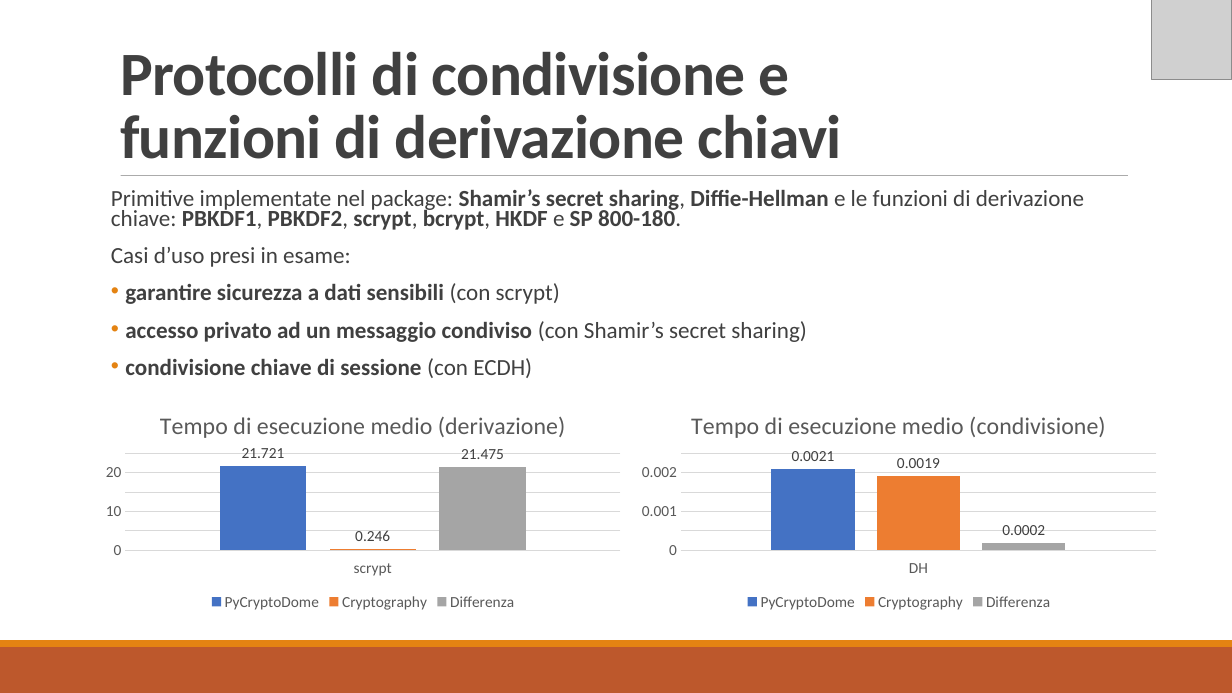
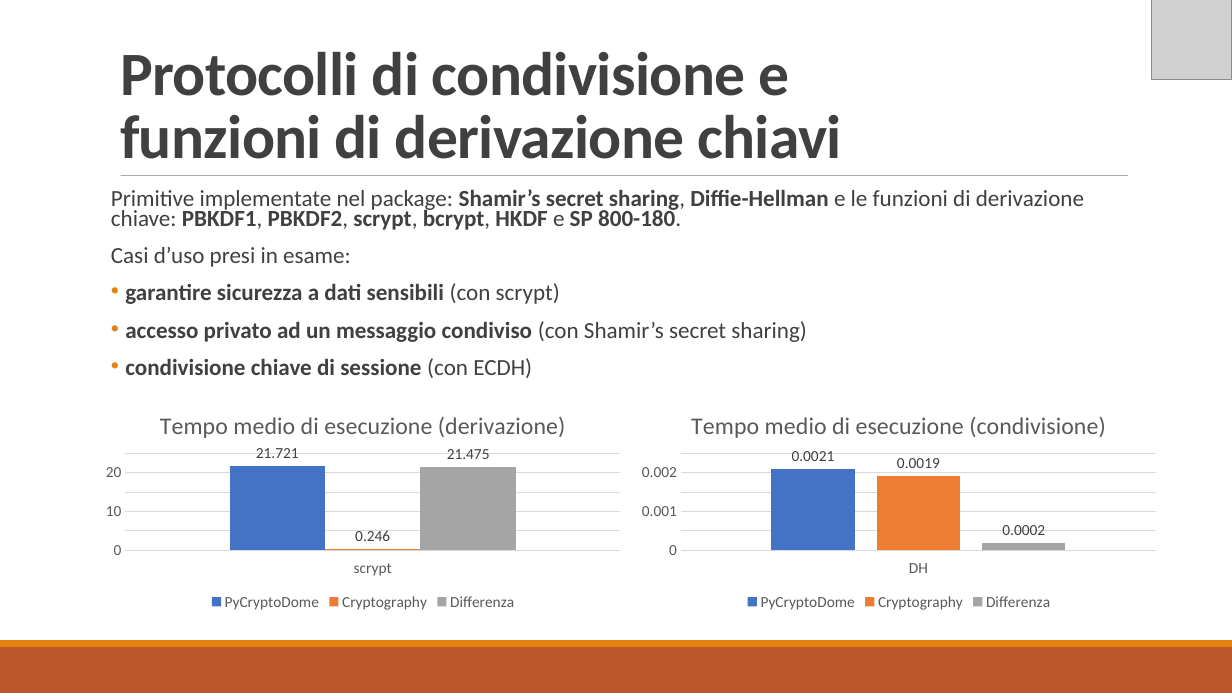
Before and after one commit to MickTK/ElaboratoFinale, a slide deck: slide 8 of Presentazione/Presentazione.odp. Drawn at 1232x693 pixels with LibreOffice and Linux fonts; fonts in the diff are those of the drawing; grey boxes stand for pictures. Boxes give left, top, right and bottom in pixels: in the first picture for what was removed or moved away, otherwise in the second. Text is boxed around its words. In the diff, an @@ line names an element or a change of style, - is before the commit and + after.

```diff
--- a/Presentazione/Presentazione.odp
+++ b/Presentazione/Presentazione.odp
@@ column chart at (95,396,631,615) @@
@@ title "Tempo di esecuzione medio (derivazione)" to "Tempo medio di esecuzione (derivazione)" @@
@@ bar spacing changed @@
@@ column chart at (631,396,1167,615) @@
@@ title "Tempo di esecuzione medio (condivisione)" to "Tempo medio di esecuzione (condivisione)" @@
```
Also in this commit, not shown: 4 other slides changed, 1 other file.
